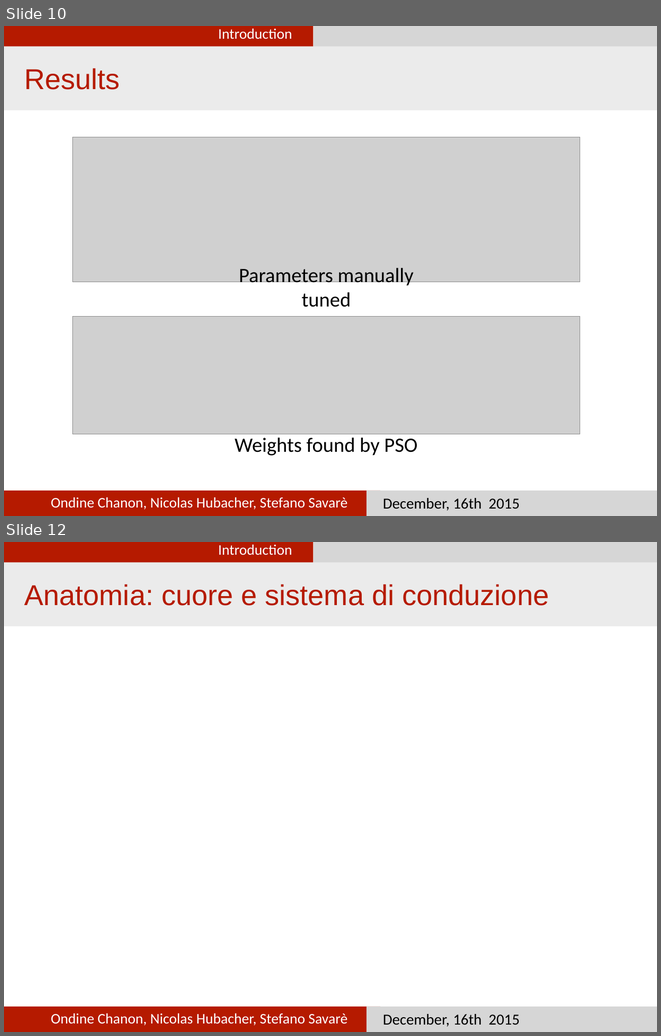
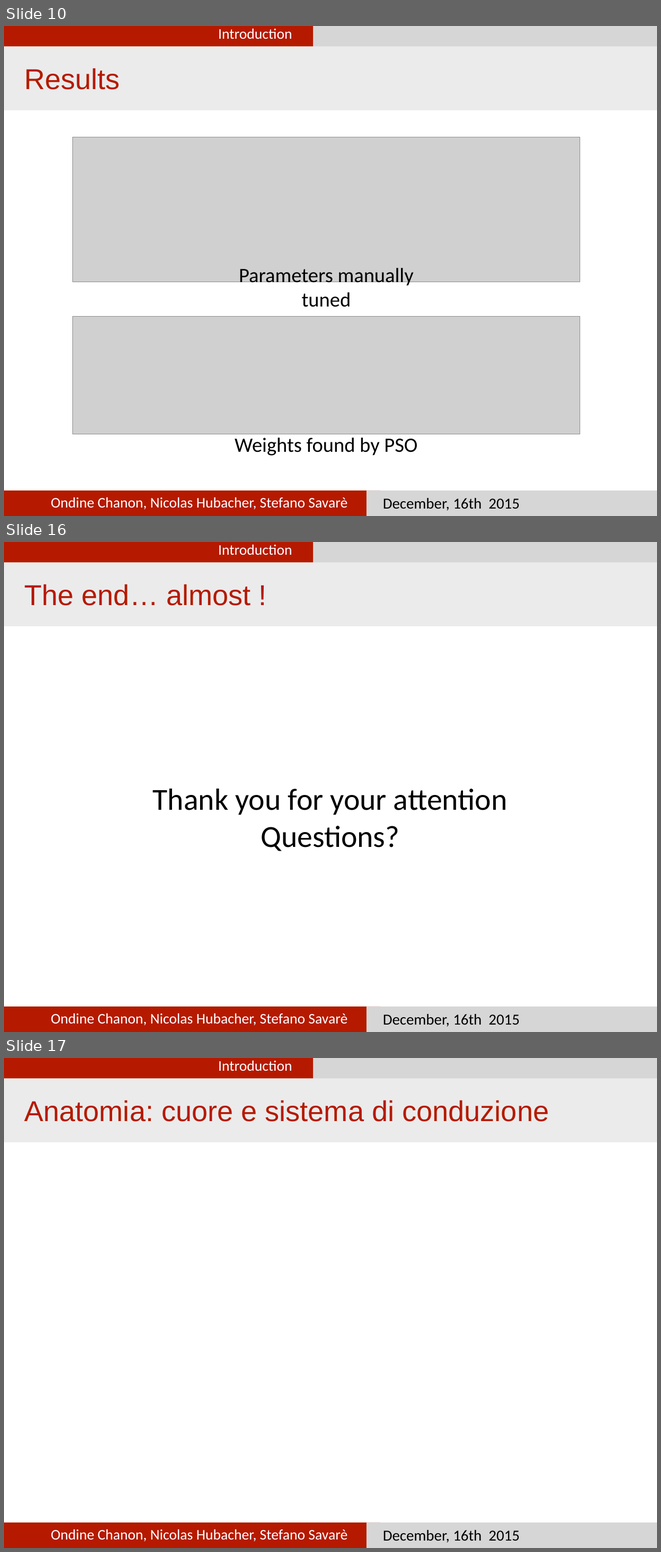
Before and after one commit to nhubi/disProject, a slide deck: Presentation/presentation.pptx. Shown one above the other, each under a label of ours: slides 10 and 12 before the commit, slides 10, 16 and 17 after it; the slides between them are not shown. The pictures are 661x1036 and 661x1552 pixels, drawn with LibreOffice and Linux fonts; fonts in the diff are those of the drawing; grey boxes stand for pictures. Boxes give left, top, right and bottom in pixels: in the first picture for what was removed or moved away, otherwise in the second. Text is boxed around its words. In the diff, an @@ line names an element or a change of style, - is before the commit and + after.

```diff
--- a/Presentation/presentation.pptx
+++ b/Presentation/presentation.pptx
@@ slide 16 added at <box>4,542,657,1032</box>, background #FFFFFF @@
@@ rectangle added at <box>4,542,314,564</box>, fill #B51A00 @@
@@ text added at <box>218,544,292,555</box>, 23 pt, text #FFFFFF @@
+Introduction
@@ rectangle added at <box>314,542,657,564</box>, fill #D6D6D6 @@
@@ rectangle added at <box>4,562,657,626</box>, fill #EBEBEB @@
@@ text added at <box>24,584,250,606</box>, 45 pt, text #B51A00 @@
+The end… almost !
@@ text added at <box>153,788,508,851</box>, 48 pt, text #000000 @@
+Thank you for your attention
+Questions?
@@ rectangle added at <box>4,1006,380,1032</box>, fill #B51A00 @@
@@ text added at <box>51,1013,347,1025</box>, 23 pt, text #FFFFFF @@
+Ondine Chanon, Nicolas Hubacher, Stefano Savarè
@@ rectangle added at <box>367,1006,657,1032</box>, fill #D6D6D6 @@
@@ text added at <box>383,1014,519,1026</box>, 24 pt, text #000000 @@
+December, 16th 2015
@@ what was slide 12 is now slide 17 @@
```
Also in this commit, not shown: 2 slides changed, 4 other slides added.
